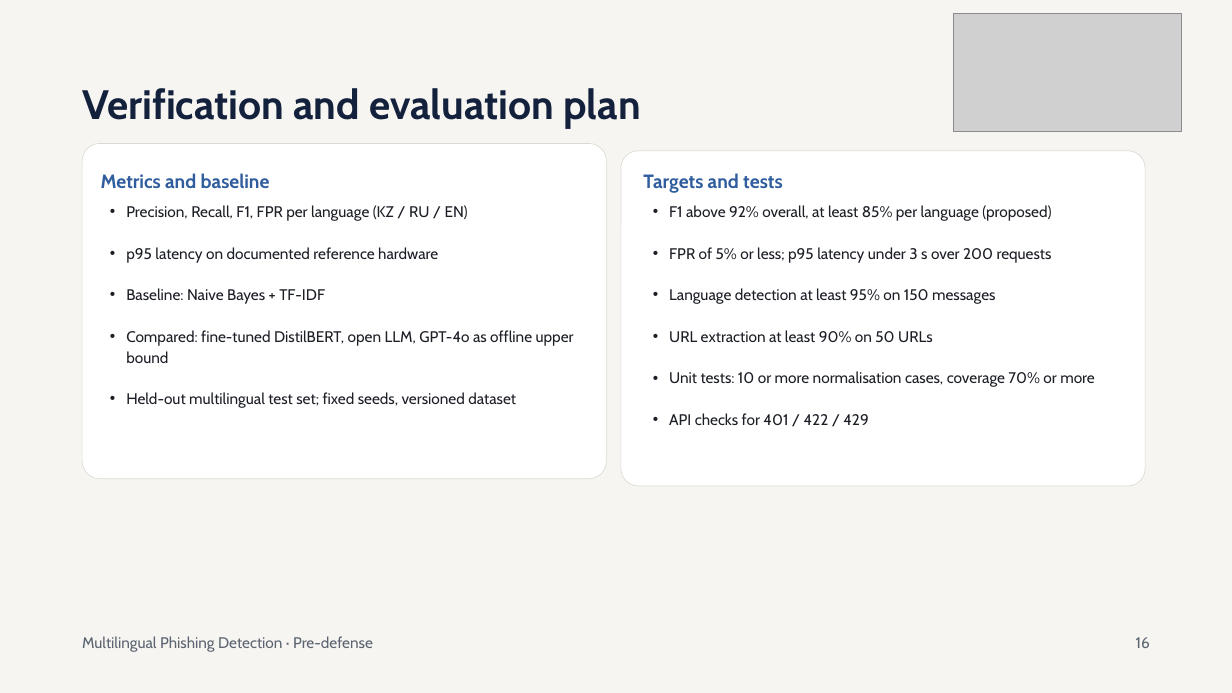
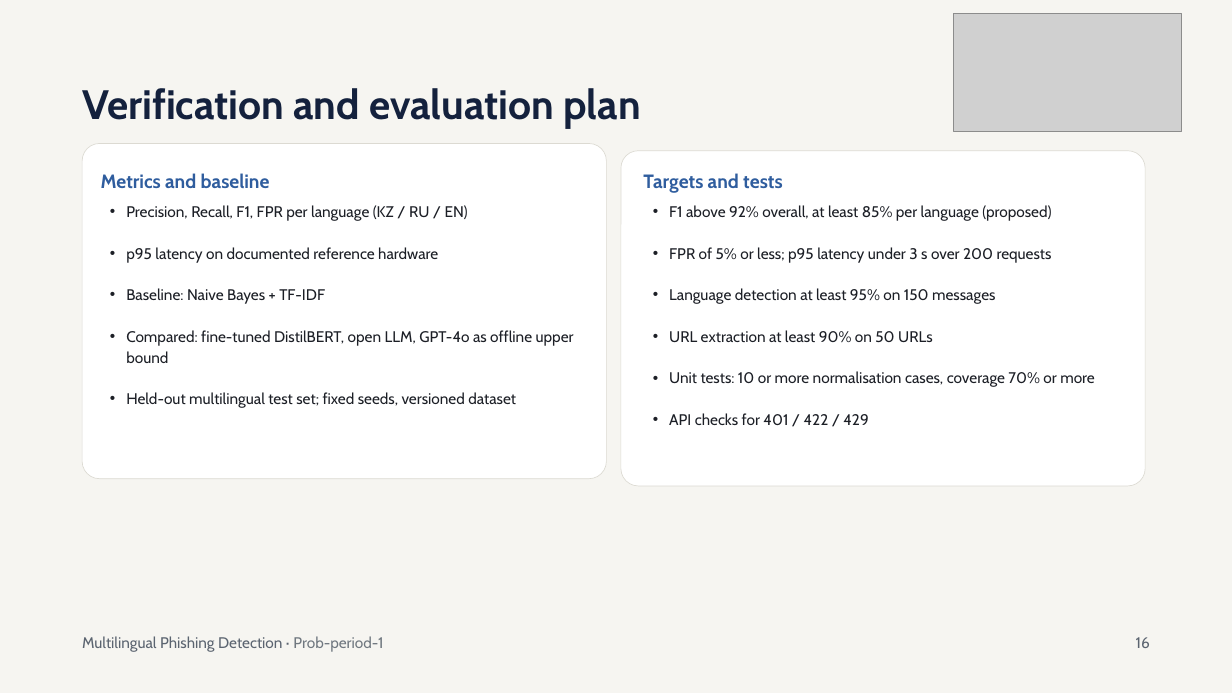
Before and after one commit to Islam-ITUni/multilingual-phishing-detection-llm, a slide deck: slide 16 of docs/presentation/prob-period-1.pptx. Drawn at 1232x693 pixels with LibreOffice and Linux fonts; fonts in the diff are those of the drawing; grey boxes stand for pictures. Boxes give left, top, right and bottom in pixels: in the first picture for what was removed or moved away, otherwise in the second. Text is boxed around its words. In the diff, an @@ line names an element or a change of style, - is before the commit and + after.

```diff
--- a/docs/presentation/prob-period-1.pptx
+++ b/docs/presentation/prob-period-1.pptx
@@ text at box(82, 636, 383, 652): text changed @@
-Multilingual Phishing Detection · Pre-defense
+Multilingual Phishing Detection · Prob-period-1
```
Also in this commit, not shown: 18 other slides changed.
